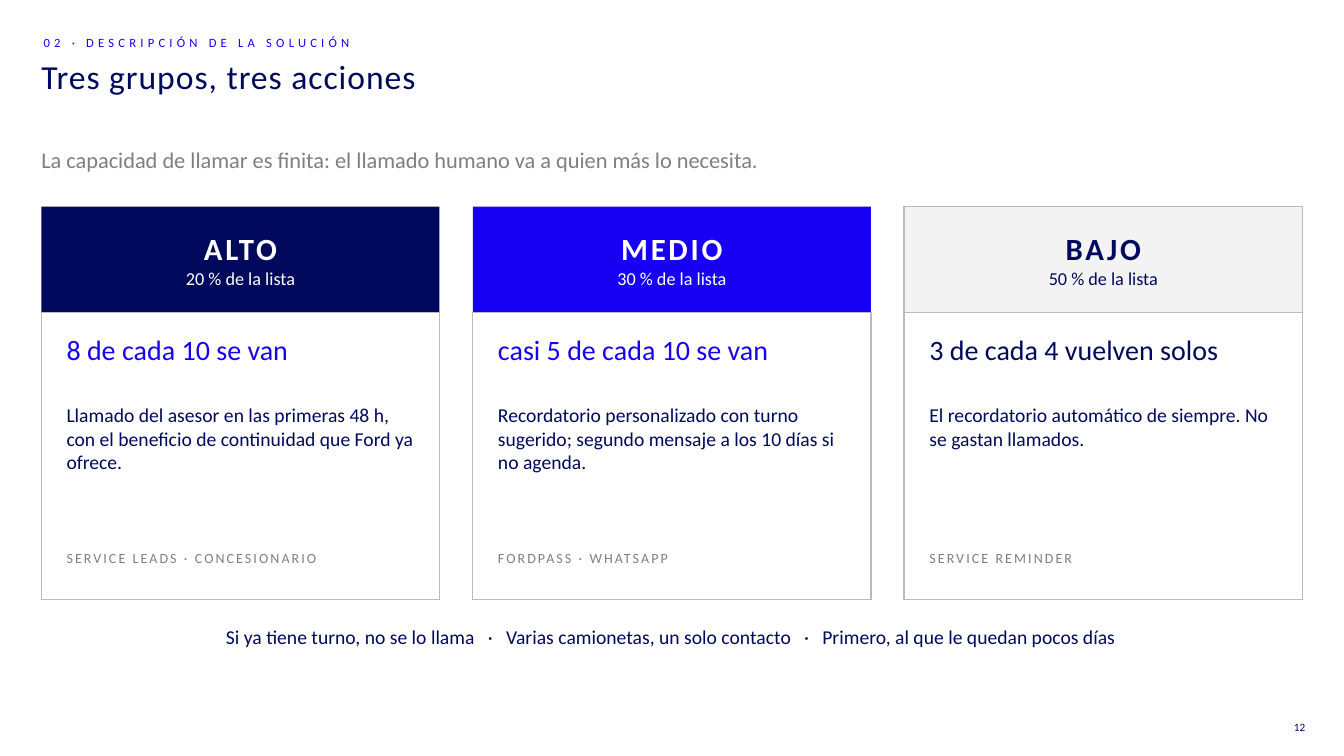
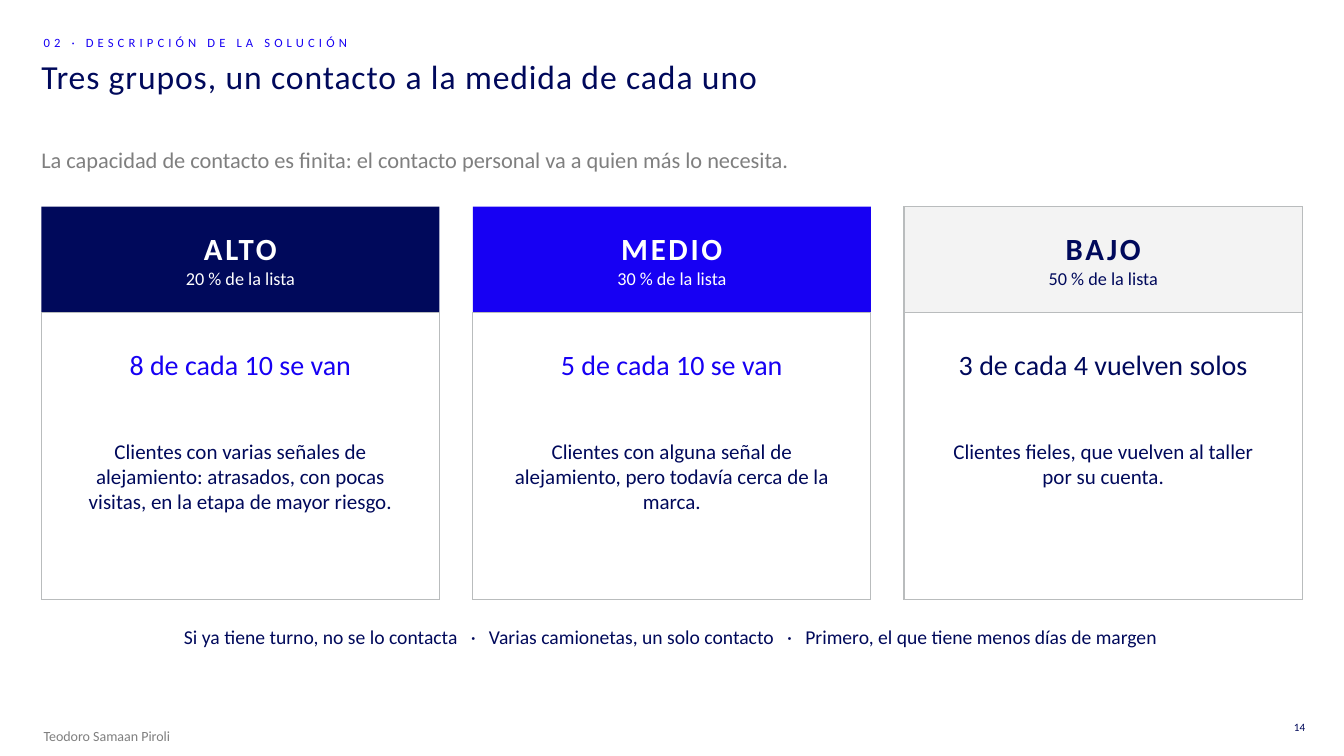
Before and after one commit to FrancoMal/SIMtec, a slide deck: slide 14 of entregables/FIC_III_Desafio_1_Equipo_SIMtec.pptx (slide 12 before the commit). Drawn at 1344x756 pixels with LibreOffice and Linux fonts; fonts in the diff are those of the drawing; background and template pictures are left out. Boxes give left, top, right and bottom in pixels: in the first picture for what was removed or moved away, otherwise in the second. Text is boxed around its words. In the diff, an @@ line names an element or a change of style, - is before the commit and + after.

```diff
--- a/entregables/FIC_III_Desafio_1_Equipo_SIMtec.pptx
+++ b/entregables/FIC_III_Desafio_1_Equipo_SIMtec.pptx
@@ title at bbox=[41, 65, 757, 95]: text changed @@
-Tres grupos, tres acciones
+Tres grupos, un contacto a la medida de cada uno
@@ text at bbox=[41, 152, 788, 172]: text changed @@
-La capacidad de llamar es finita: el llamado humano va a quien más lo necesita.
+La capacidad de contacto es finita: el contacto personal va a quien más lo necesita.
@@ text "8 de cada 10 se ..." at bbox=[130, 355, 351, 376]: alignment left to centre @@
@@ text "8 de cada 10 se ...": place and size @@
-text "8 de cada 10 se ..." at bbox=[67, 340, 288, 361]
+text "8 de cada 10 se ..." at bbox=[130, 355, 351, 376]
@@ text at bbox=[561, 355, 782, 376]: text changed @@
-casi 5 de cada 10 se van
+5 de cada 10 se van
@@ text "3 de cada 4 vuelven ...": place and size @@
-text "3 de cada 4 vuelven ..." at bbox=[929, 340, 1218, 361]
+text "3 de cada 4 vuelven ..." at bbox=[959, 355, 1248, 376]
@@ text "3 de cada 4 vuelven ..." at bbox=[959, 355, 1248, 376]: alignment left to centre @@
@@ text removed at bbox=[67, 408, 413, 469] @@
-Llamado del asesor en las primeras 48 h, con el beneficio de continuidad que Ford ya ofrece.
@@ text removed at bbox=[498, 408, 834, 473] @@
-Recordatorio personalizado con turno sugerido; segundo mensaje a los 10 días si no agenda.
@@ text removed at bbox=[929, 408, 1268, 450] @@
-El recordatorio automático de siempre. No se gastan llamados.
@@ text added at bbox=[89, 444, 392, 513], 15 pt, text #00095B @@
+Clientes con varias señales de alejamiento: atrasados, con pocas visitas, en la etapa de mayor riesgo.
@@ text added at bbox=[515, 444, 828, 509], 15 pt, text #00095B @@
+Clientes con alguna señal de alejamiento, pero todavía cerca de la marca.
@@ text added at bbox=[953, 444, 1253, 488], 15 pt, text #00095B @@
+Clientes fieles, que vuelven al taller por su cuenta.
@@ text removed at bbox=[67, 554, 316, 563] @@
-SERVICE LEADS · CONCESIONARIO
@@ text removed at bbox=[498, 549, 846, 585] @@
-FORDPASS · WHATSAPP
@@ text removed at bbox=[929, 554, 1072, 563] @@
-SERVICE REMINDER
@@ text at bbox=[184, 630, 1157, 648]: text changed @@
-Si ya tiene turno, no se lo llama · Varias camionetas, un solo contacto · Primero, al que le quedan pocos días
+Si ya tiene turno, no se lo contacta · Varias camionetas, un solo contacto · Primero, el que tiene menos días de margen
@@ text added at bbox=[44, 731, 170, 741], 10 pt, text #7F7F7F @@
+Teodoro Samaan Piroli
@@ page number at bbox=[1294, 723, 1305, 731]: text changed @@
-12
+14
```
Also in this commit, not shown: 18 other slides changed, 5 slides added, 9 slides removed, 3 other files.
